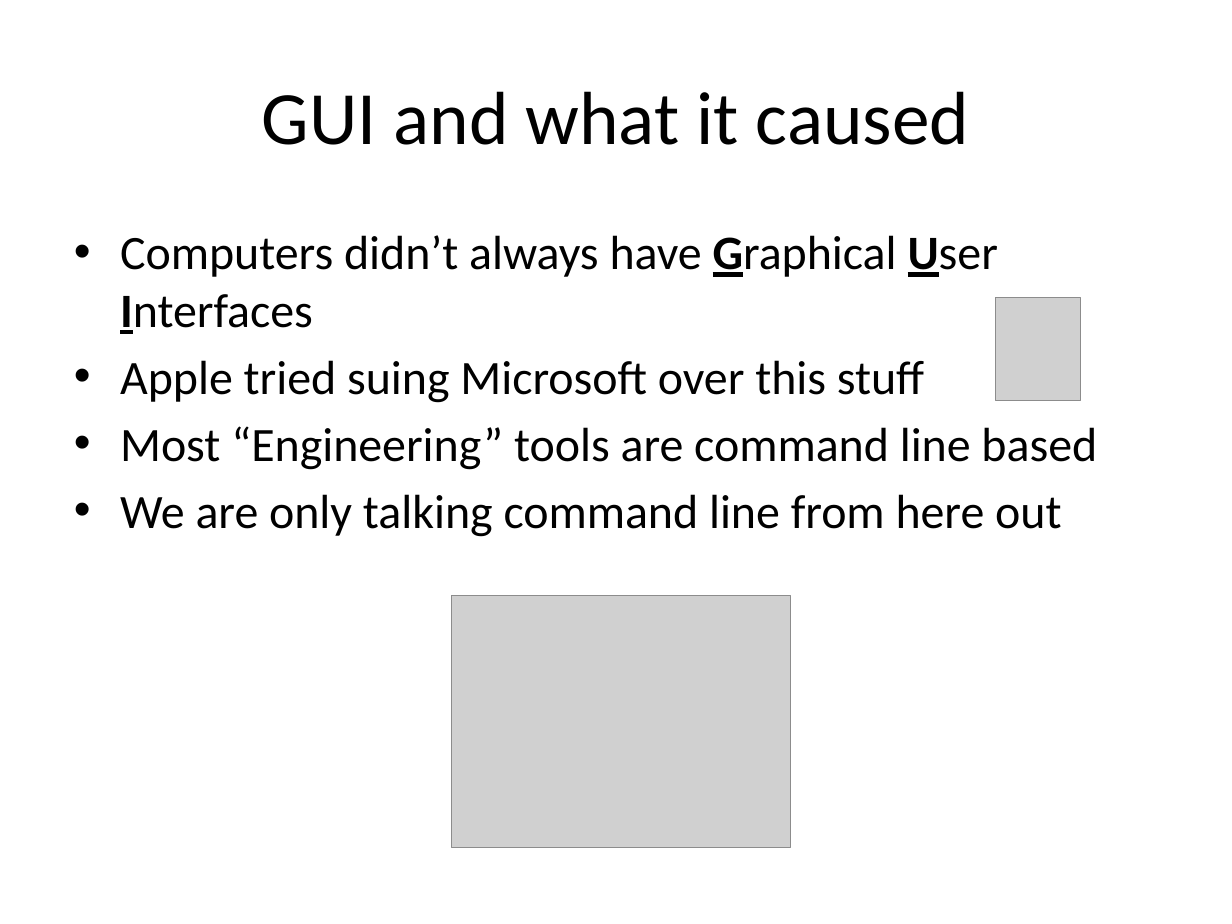
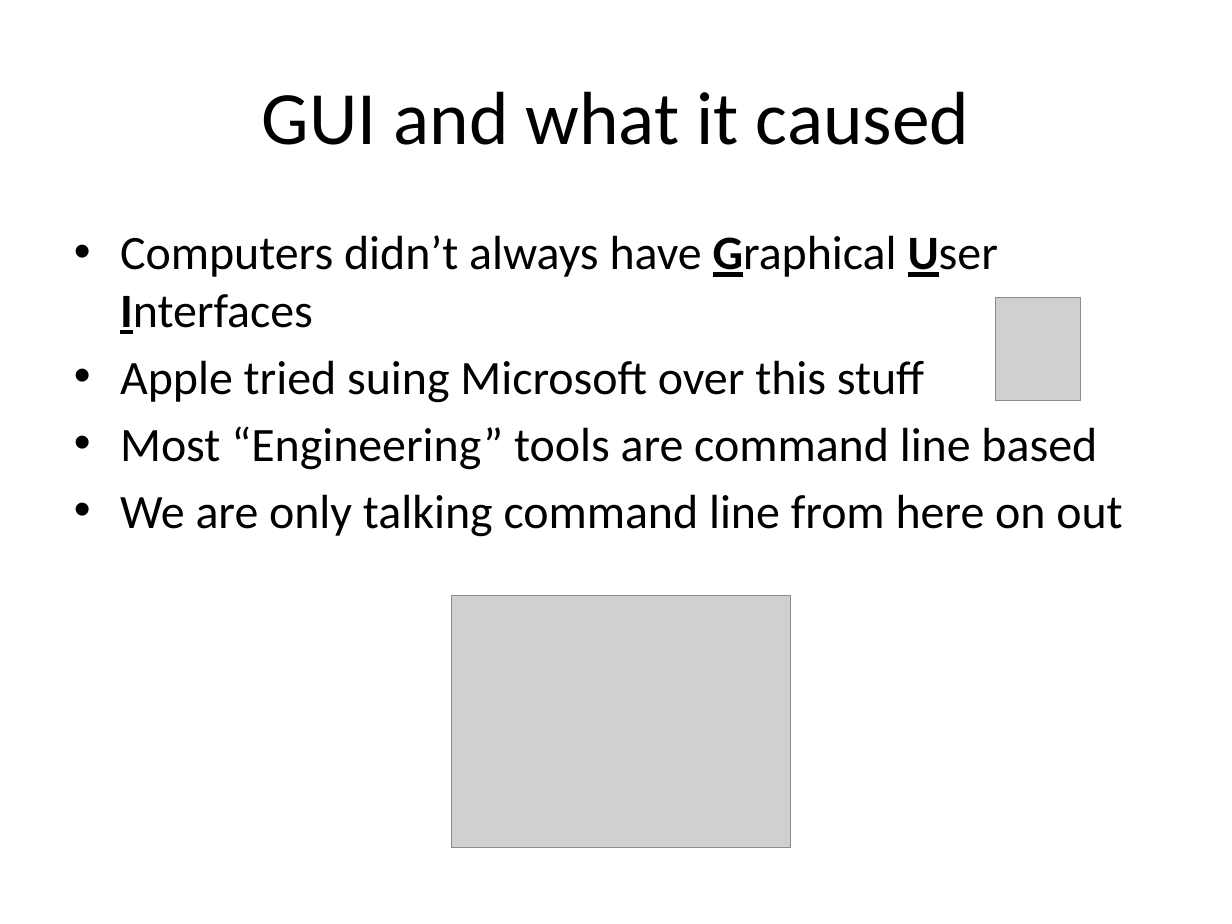
Before and after one commit to uwmadisonieee/Tutorials, a slide deck: slide 11 of Linux/Linux_101.pptx. Drawn at 1232x924 pixels with LibreOffice and Linux fonts; fonts in the diff are those of the drawing; grey boxes stand for pictures. Boxes give left, top, right and bottom in pixels: in the first picture for what was removed or moved away, otherwise in the second. Text is boxed around its words. In the diff, an @@ line names an element or a change of style, - is before the commit and + after.

```diff
--- a/Linux/Linux_101.pptx
+++ b/Linux/Linux_101.pptx
@@ text at box(120, 494, 1122, 537): text changed @@
-• We are only talking command line from here out
+• We are only talking command line from here on out
```
Also in this commit, not shown: 3 other slides changed, 1 other file.
